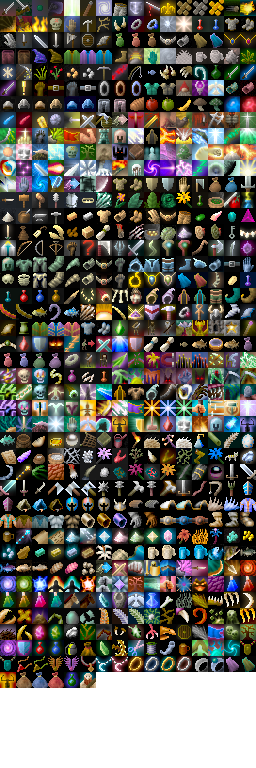
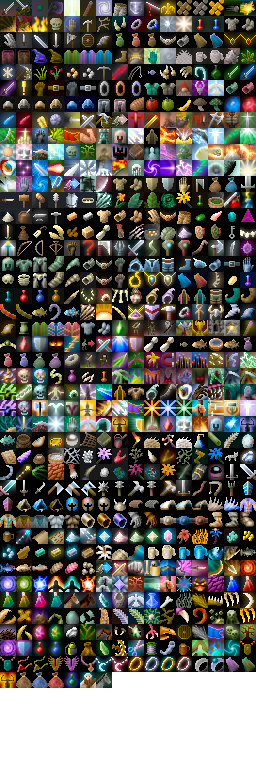
Before/after of a (256, 768) layered artwork. What changed in the layer stack:
painted on "Background" over [95, 673, 111, 688]
painted on "shade" over [96, 672, 112, 688]
